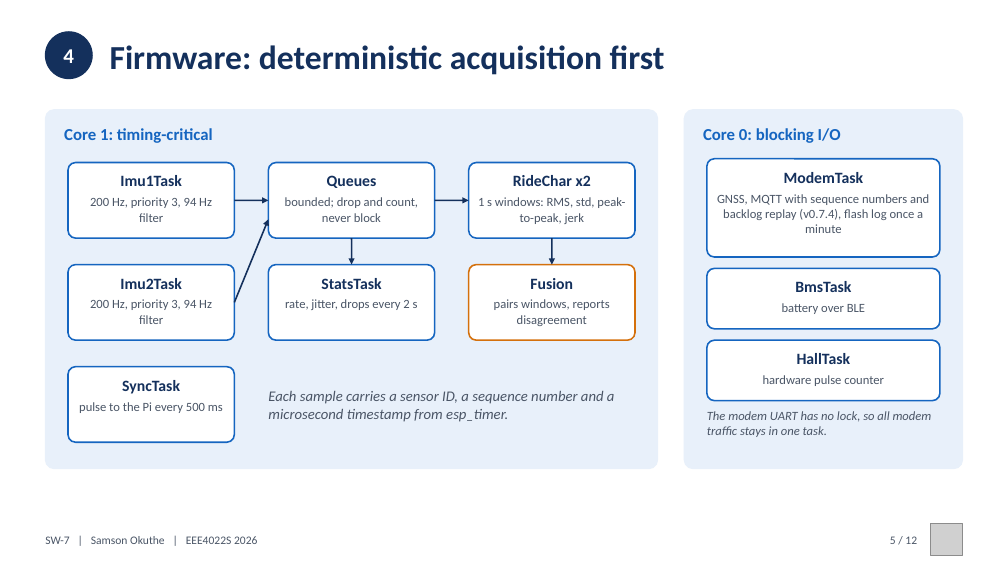
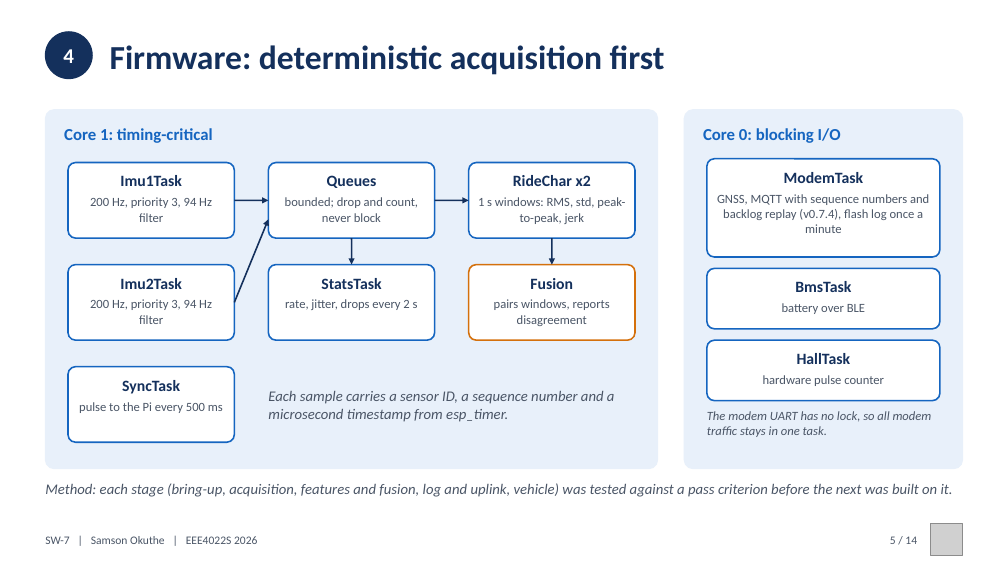
Before and after one commit to 0geder/Tukzie-HPEC-HUD, a slide deck: slide 5 of Presentation/SW7_Final_Presentation.pptx. Drawn at 1008x567 pixels with LibreOffice and Linux fonts; fonts in the diff are those of the drawing; grey boxes stand for pictures. Boxes give left, top, right and bottom in pixels: in the first picture for what was removed or moved away, otherwise in the second. Text is boxed around its words. In the diff, an @@ line names an element or a change of style, - is before the commit and + after.

```diff
--- a/Presentation/SW7_Final_Presentation.pptx
+++ b/Presentation/SW7_Final_Presentation.pptx
@@ text added at [45, 483, 953, 497], 14 pt, text #4A5566, italic @@
+Method: each stage (bring-up, acquisition, features and fusion, log and uplink, vehicle) was tested against a pass criterion before the next was built on it.
@@ text at [890, 536, 917, 544]: text changed @@
-5 / 12
+5 / 14
```
Also in this commit, not shown: 7 other slides changed, 5 slides added, 3 slides removed, 6 other files.
